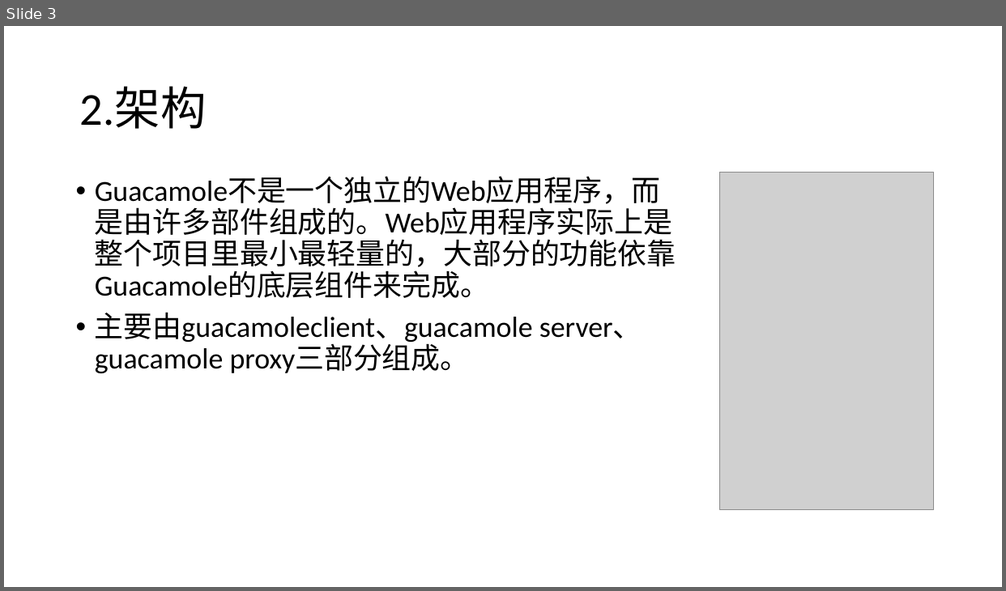
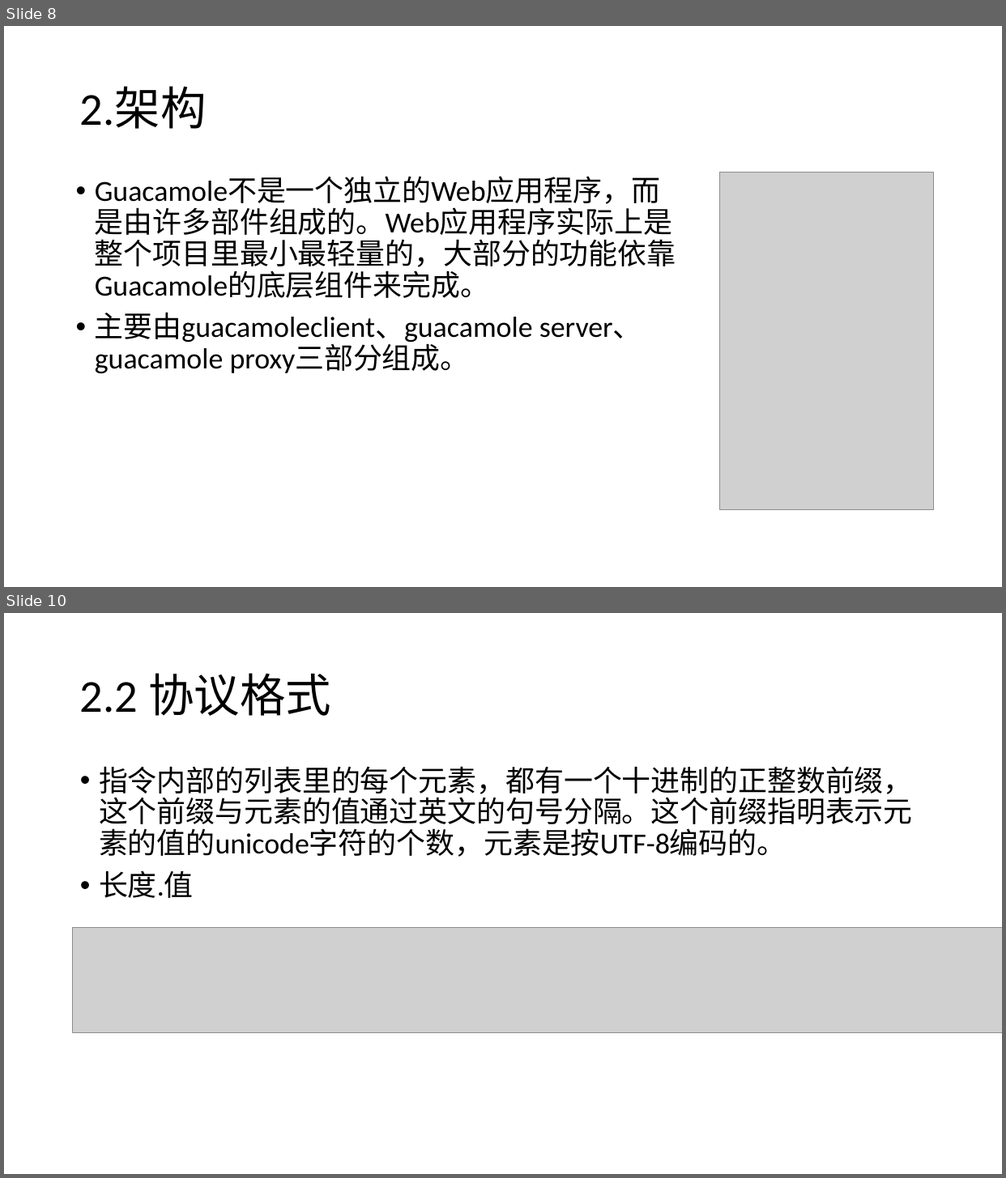
Before and after one commit to caojian123/ppt, a slide deck: guacamole 介绍.pptx. Shown one above the other, each under a label of ours: slide 3 before the commit, slides 8 and 10 after it; the slides between them are not shown. The pictures are 1006x591 and 1006x1178 pixels, drawn with LibreOffice and Linux fonts; fonts in the diff are those of the drawing; grey boxes stand for pictures. Boxes give left, top, right and bottom in pixels: in the first picture for what was removed or moved away, otherwise in the second. Text is boxed around its words. In the diff, an @@ line names an element or a change of style, - is before the commit and + after.

```diff
--- a/guacamole 介绍.pptx
+++ b/guacamole 介绍.pptx
@@ slide 10 added at box(4, 613, 1002, 1174), background #FFFFFF @@
@@ title added at box(80, 673, 331, 716), 44 pt, text #000000 @@
+2.2 协议格式
@@ text added at box(99, 766, 913, 898), 28 pt, text #000000 @@
+• 指令内部的列表里的每个元素，都有一个十进制的正整数前缀，这个前缀与元素的值通过英文的句号分隔。这个前缀指明表示元素的值的unicode字符的个数，元素是按UTF-8编码的。
+• 长度.值
@@ picture added at box(73, 927, 1002, 1033) @@
@@ what was slide 3 is now slide 8 @@
```
Also in this commit, not shown: 3 slides changed, 10 other slides added, 1 slide removed.
